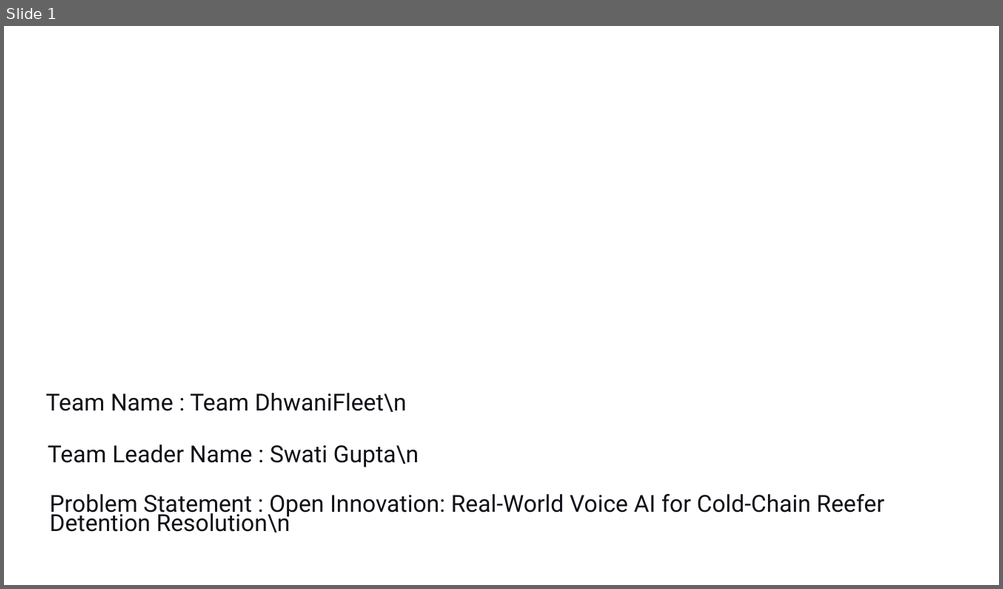
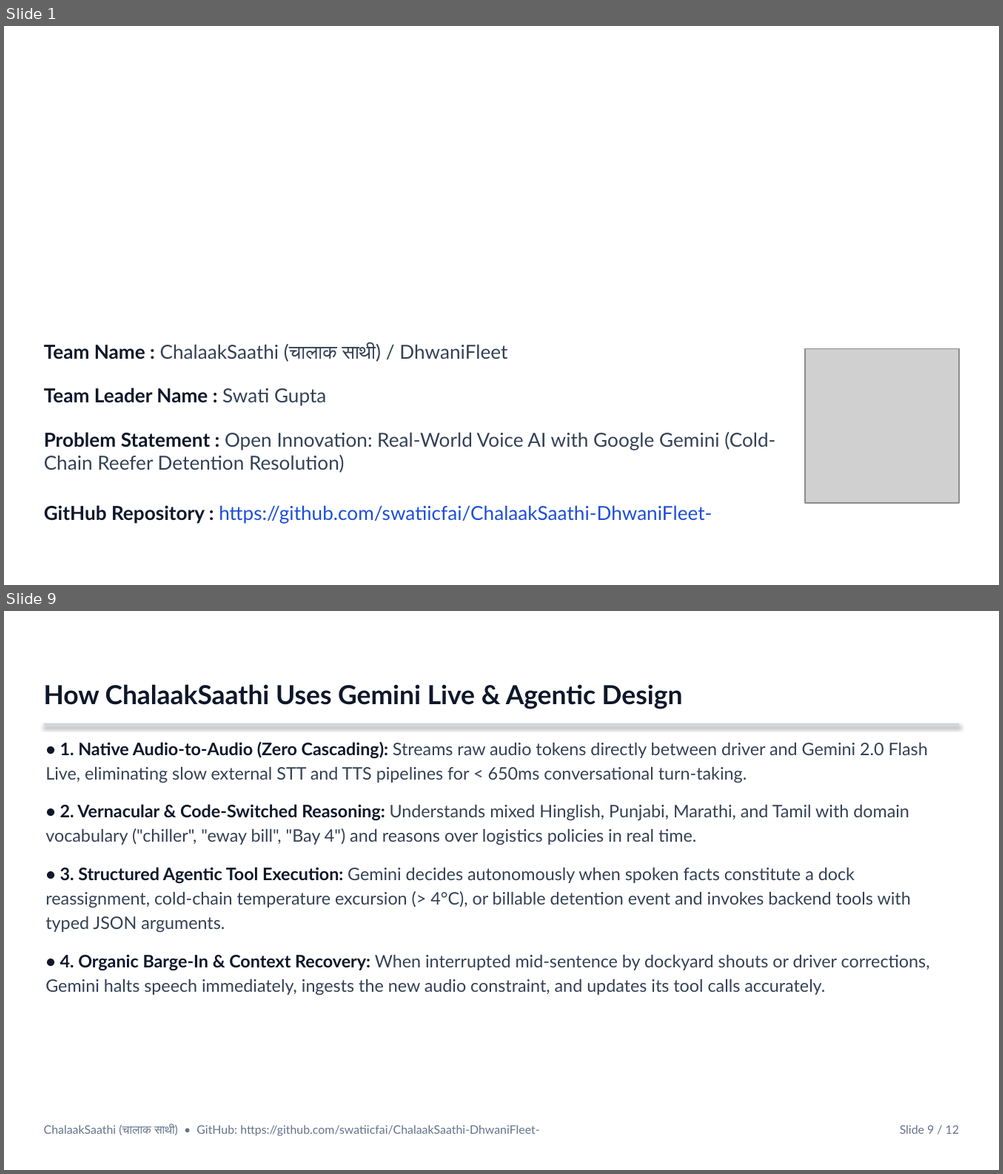
Before and after one commit to swatiicfai/ChalaakSaathi-DhwaniFleet-, a slide deck: DhwaniFleet_Idea_Submission_Deck.pptx. Shown one above the other, each under a label of ours: slide 1 before the commit, slides 1 and 9 after it; the slides between them are not shown. The pictures are 1003x589 and 1003x1174 pixels, drawn with LibreOffice and Linux fonts; fonts in the diff are those of the drawing; grey boxes stand for pictures; background and template pictures are left out. Boxes give left, top, right and bottom in pixels: in the first picture for what was removed or moved away, otherwise in the second. Text is boxed around its words. In the diff, an @@ line names an element or a change of style, - is before the commit and + after.

Commit message:
feat: official Build with Google Gemini submission deck using H2S/YourStory template

```diff
--- a/DhwaniFleet_Idea_Submission_Deck.pptx
+++ b/DhwaniFleet_Idea_Submission_Deck.pptx
@@ slide 9 added at <box>4,611,999,1170</box>, background picture (left out) @@
@@ text added at <box>44,684,683,709</box>, 19 pt, text #0F172A, bold @@
+How ChalaakSaathi Uses Gemini Live & Agentic Design
@@ rectangle added at <box>44,723,959,726</box>, fill #CBD5E1 @@
@@ text added at <box>45,742,930,996</box>, 12.5 pt, text #334155 @@
+• 1. Native Audio-to-Audio (Zero Cascading): Streams raw audio tokens directly between driver and Gemini 2.0 Flash Live, eliminating slow external STT and TTS pipelines for < 650ms conversational turn-taking.
+• 2. Vernacular & Code-Switched Reasoning: Understands mixed Hinglish, Punjabi, Marathi, and Tamil with domain vocabulary ("chiller", "eway bill", "Bay 4") and reasons over logistics policies in real time.
+• 3. Structured Agentic Tool Execution: Gemini decides autonomously when spoken facts constitute a dock reassignment, cold-chain temperature excursion (> 4°C), or billable detention event and invokes backend tools with typed JSON arguments.
+• 4. Organic Barge-In & Context Recovery: When interrupted mid-sentence by dockyard shouts or driver corrections, Gemini halts speech immediately, ingests the new audio constraint, and updates its tool calls accurately.
@@ text added at <box>44,1125,539,1136</box>, 8.5 pt, text #64748B @@
+ChalaakSaathi (चालाक साथी) • GitHub: https://github.com/swatiicfai/ChalaakSaathi-DhwaniFleet-
@@ text added at <box>899,1125,959,1134</box>, 8.5 pt, text #64748B @@
+Slide 9 / 12
@@ slide 1 changed as well @@
@@ text at <box>44,344,507,362</box>: text changed; size 17 to 14 pt; font Roboto to Lato; text colour #0F1016 to #334155 @@
-Team Name : Team DhwaniFleet\n
+Team Name : ChalaakSaathi (चालाक साथी) / DhwaniFleet
@@ picture added at <box>805,349,959,503</box> @@
@@ text at <box>44,388,326,406</box>: text changed; size 17 to 14 pt; font Roboto to Lato; text colour #0F1016 to #0F172A; bold on @@
-Team Leader Name : Swati Gupta\n
+Team Leader Name : Swati Gupta
@@ text at <box>44,432,775,473</box>: text changed; size 17 to 14 pt; font Roboto to Lato; text colour #0F1016 to #334155 @@
-Problem Statement : Open Innovation: Real-World Voice AI for Cold-Chain Reefer Detention Resolution\n
+Problem Statement : Open Innovation: Real-World Voice AI with Google Gemini (Cold-Chain Reefer Detention Resolution)
@@ text added at <box>44,506,711,524</box>, 14 pt, text #1D4ED8 @@
+GitHub Repository : https://github.com/swatiicfai/ChalaakSaathi-DhwaniFleet-
```
Also in this commit, not shown: 1 other slide changed, 9 other slides added, 10 slides removed, 3 other files.
